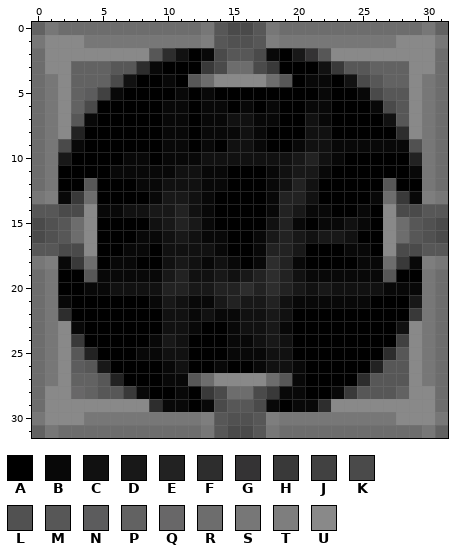
Two states of a pixel-art sprite, Resources/Textures/Structures/Power/Generation/ame.rsi/core.png. Above is the file before it was changed.
The file is 32x32 pixels. Colours within 5 levels of each other are drawn and written as one.
Palette (. is transparent): A #000000  B #080808  C #111111  D #181818  E #222222  F #2d2d2d  G #343334  H #393939  J #414141  K #4a4a4a  L #515151  M #575757  N #5c5c5d  P #626262  Q #686768  R #6d6d6d  S #777777  T #7e7e7e  U #898989
Pixels before, first column x 0:
 0 PSRRRRRRRRRRRSMKKMSRRRRRRRRRRRSP
 1 SUUUSSSSSSSSSTMLLMTSSSSSSSSSUUUS
 2 RUUUUUUUUMFCABKMMKBADGMUUUUUUUUR
 3 RUUPPPMMFBAAAHKRRKHAAACHMMPPPUUR
 4 RSUPPPKCAABAMRUUUURMABBACKMPPUSR
 5 RSUPNJBAAAABABAAAAAAAABAABKMMUSR
 6 RSUPKAAAAABBABBABABAABBAAABKMUSR
 7 RSUMBAAAAABBABBCCBBAACBAAAACMUSR
 8 RSUEAAAAAABBABBBCBAAACCAAAAAFUSR
 9 RSKBAAAAAABBABACCBAABCCBBBBBBLSR
10 RSDAAAABBABBBCCCCCCCDECBAAAAAESR
11 RSAAAABBBBBCCBBAAABCDDBAAAAAABSR
12 RSAAMAAABBCCCBBAAABCECAAAAAMAASR
13 STBHRAAAABDDCBAAAABEECAAAABRHBTS
14 MMKKUBBCCDDECBAAAABEDBBAABAUKKMM
15 KLMRUAAAACDEDBAAAACEBABBCBAURMLK
16 KLMRUAAABBCDCBBAABDEDCDDCAAURMLK
17 MMKKUAABBACCCCBAABEEDAAABBAUKKMM
18 STBHRABBAACDCBCBABFEBAAAABBRHBTS
19 RSAAMBBBBBDECCDCDEFECBBBBBBMAASR
20 RSAABBCCCCEEDDEEFEFEDCDCCCCBBBSR
21 RSBAAAAAABDCBBDEDDECBBBBBBAAADSR
22 RSFAAAAAAACCBCBBCCDCAAAAAAAAAHSR
23 RSUBAAAAAACCBAABCCDBAAAAAAAACUSR
24 RSUHAAAAABDCAAABBCDCAAAAAAAAJUSR
25 RSUMEAAABBCCAAABBBCCAAAAAAAFMUSR
26 RSUNMDAAAABCAABAABCCBAAAAAEMMUSR
27 RSUPPMEAAABBMRUUUURMBAAAAFMMMUSR
28 RUUQPMMHBAABAHKRRKHBBAABHMMMPUUR
29 RUUUUUUUUFBBABKMMKBABBFUUUUUUUUR
30 SUUUSSSSSSSSSTMLLMTSSSSSSSSSUUUS
31 PSRRRRRRRRRRRSMKKMSRRRRRRRRRRRSP
New version:
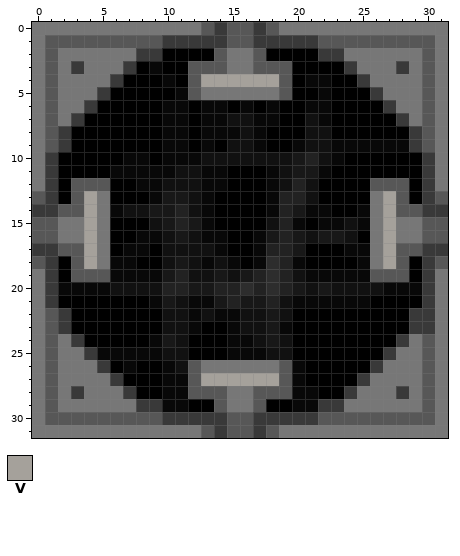
Colours new in this view: V #a5a19b
Change:
Changed rows in their new state; - is an unchanged pixel.
first column x 0:
 0 S-SSSSSSSSSSSMHMMHMSSSSSSSSSSS-S
 1 -MMMMMMMMMHHHHHMMHHHHHMMMMMMMMM-
 2 SMSSSSSSHHAA-AMSSMA-AAHHSSSSSSMS
 3 SMSHSSSHA---MMMSSMMM--AAHSSSHSMS
 4 SMSSSSHA-----VVVVVV-----AHSSSSMS
 5 SMSSSHA-----MSSSSSSM-----AHSSSMS
 6 SMSSH---------------------AHSSMS
 7 SMSHA----------------------AHSMS
 8 SMHA------------------------AHMS
 9 SMHA-------------------------HMS
10 SHA--------------------------AHS
11 SH---------------------------AHS
12 SH-M-M--------------------M-M-HS
13 MHAMVS--------------------SVMAHM
14 HHMMVS--------------------SVMMHH
15 MMSSVS--------------------SVSSMM
16 MMSSVS--------------------SVSSMM
17 HHMMVS--------------------SVMMHH
18 MHAMVS--------------------SVMAHM
19 SH-M-M--------------------M-M-HS
20 SHBB--------------------------HS
21 SHA--------------------------AHS
22 SMH---------------------------HS
23 SMHA------------------------AHHS
24 SMS-------------------------HSMS
25 SMSSHBBB-------------------HSSMS
26 SMSSSH-B----MSSSSSSM------HSSSMS
27 SMSSSSH------VVVVVV------HSSSSMS
28 SMSHSSS-A-B-MMMSSMMM-B-A-SSSHSMS
29 SMSSSSSSHH---AMSSMA---HHSSSSSSMS
30 -MMMMMMMMMHHHHHMMHHHHHMMMMMMMMM-
31 S-SSSSSSSSSSSMHMMHMSSSSSSSSSSS-S
